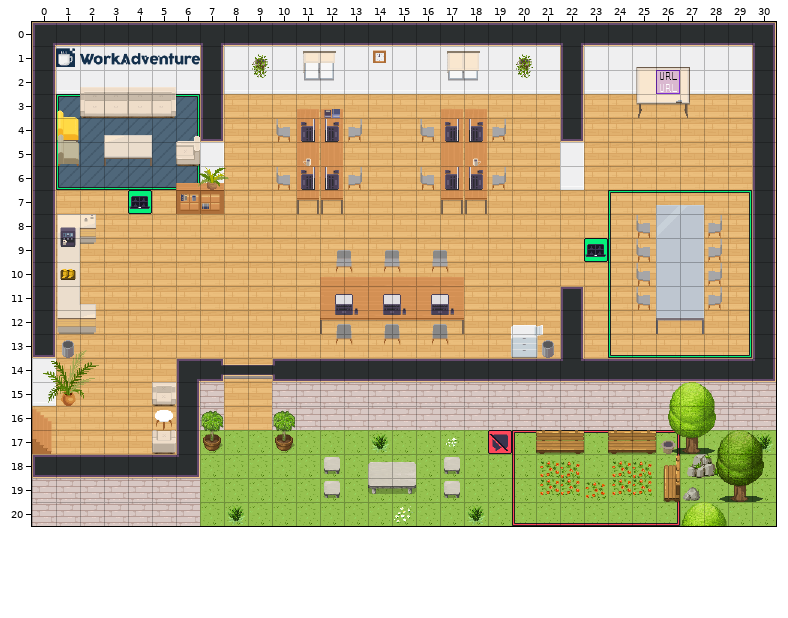
Tiled map (JSON) -- map.tmj. This is how it looked before the edit.
Cells are 32x32 px. Shown: x 0..30, y 0..20.
After the commit:
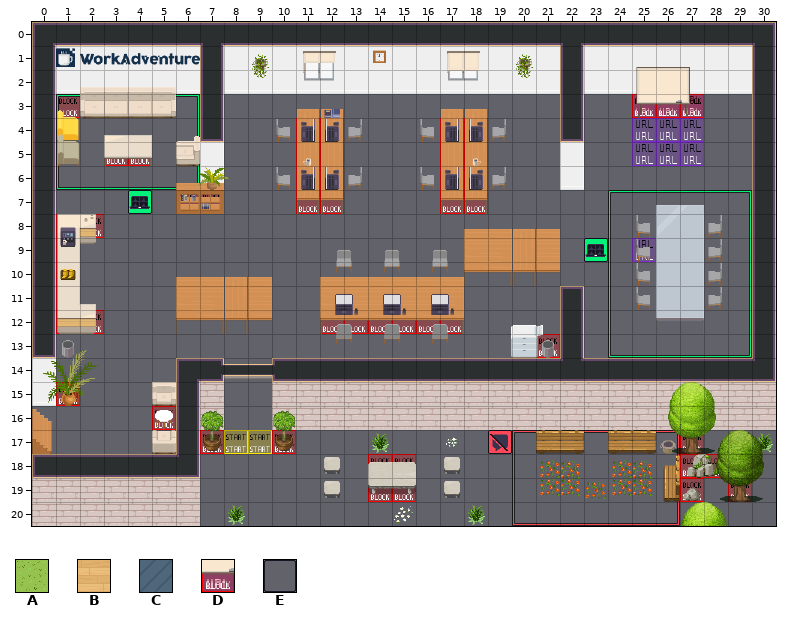
Key: from "WA_Exterior": A 628; from "WA_Room_Builder": B 350, C 360; from "WA_Special_Zones": D 8; from "WA_User_Interface": E 0.
_ is an empty cell, # one hidden under a higher layer.
Tiles of an added or newly shown layer are drawn over the layers below it.
See-through tiles are keyed as they look on the map.
Diff:
{"where": "layer \"start\""}
{"y":4,"x":26,"old":"##","new":"__"}
{"y":5,"x":26,"old":"##","new":"__"}
{"y":6,"x":26,"old":"##","new":"__"}
{"where": "layer \"floor/floor1\" (now hidden)"}
{"y":3,"x":1,"old":"C","new":"_"}
{"y":3,"x":6,"old":"C","new":"_"}
{"y":3,"x":8,"old":"BBBBBBBBBBBBBB","new":"______________"}
{"y":3,"x":23,"old":"BBBBBBB","new":"_______"}
{"y":4,"x":2,"old":"CCCCC","new":"_____"}
{"y":4,"x":8,"old":"BBBBBBBBBBBBBB","new":"______________"}
{"y":4,"x":23,"old":"BBBBBBB","new":"_______"}
{"y":5,"x":1,"old":"CCCCC","new":"_____"}
{"y":5,"x":8,"old":"BBBBBBBBBBBBBB","new":"______________"}
{"y":5,"x":23,"old":"BBBBBBB","new":"_______"}
{"y":6,"x":1,"old":"CCCCCC","new":"______"}
{"y":6,"x":8,"old":"BBBBBBBBBBBBBB","new":"______________"}
{"y":6,"x":23,"old":"BBBBBBB","new":"_______"}
{"y":7,"x":1,"old":"BBB","new":"___"}
{"y":7,"x":5,"old":"BBBBBBBBBBBBBBBBBBBBBBBBB","new":"_________________________"}
{"y":8,"x":1,"old":"BBBBBBBBBBBBBBBBBBBBBBBBB","new":"_________________________"}
{"y":8,"x":28,"old":"BB","new":"__"}
{"y":9,"x":1,"old":"BBBBBBBBBBBBBBBBBBBBBB","new":"______________________"}
{"y":9,"x":24,"old":"BB","new":"__"}
{"y":9,"x":28,"old":"BB","new":"__"}
{"y":10,"x":1,"old":"BBBBBBBBBBBBBBBBBBBBBBBBB","new":"_________________________"}
{"y":10,"x":28,"old":"BB","new":"__"}
{"y":11,"x":1,"old":"BBBBBBBBBBB","new":"___________"}
{"y":11,"x":18,"old":"BBBB","new":"____"}
{"y":11,"x":23,"old":"BBB","new":"___"}
{"y":11,"x":28,"old":"BB","new":"__"}
{"y":12,"x":1,"old":"BBBBBBBBBBBBBBBBBBBBB","new":"_____________________"}
{"y":12,"x":23,"old":"BBBBBBB","new":"_______"}
{"y":13,"x":1,"old":"BBBBBBBBBBBBBBBBBBB","new":"___________________"}
{"y":13,"x":21,"old":"B","new":"_"}
{"y":13,"x":23,"old":"BBBBBBB","new":"_______"}
{"y":14,"x":1,"old":"BBBBB","new":"_____"}
{"y":14,"x":8,"old":"BB","new":"__"}
{"y":15,"x":1,"old":"BBBB","new":"____"}
{"y":15,"x":8,"old":"BB","new":"__"}
{"y":16,"x":0,"old":"BBBBBB","new":"______"}
{"y":16,"x":8,"old":"BB","new":"__"}
{"y":17,"x":0,"old":"BBBBBB","new":"______"}
{"y":17,"x":7,"old":"AAAAAAAAAAAA","new":"____________"}
{"y":17,"x":20,"old":"AAAAAAAAAAA","new":"___________"}
{"y":18,"x":7,"old":"AAAAAAAAAAAAAAAAAAAAAA","new":"______________________"}
{"y":18,"x":30,"old":"A","new":"_"}
{"y":19,"x":7,"old":"AAAAAAAAAAAAAAAAAAAAAAAA","new":"________________________"}
{"y":20,"x":7,"old":"AAAAAAAAAAAAAAAAAAAAAAAA","new":"________________________"}
{"where": "layer \"floor/floor2\""}
{"y":4,"x":26,"old":"_","new":"E"}
{"where": "layer \"furniture/whiteboard\" (added)"}
{"y":4,"x":25,"old":"___","new":"DDD"}
{"y":5,"x":25,"old":"___","new":"DDD"}
{"where": "layer \"furniture/furniture3\""}
{"y":2,"x":26,"old":"D","new":"_"}
{"label":"changed","picture_box":[32,70,776,526]}
